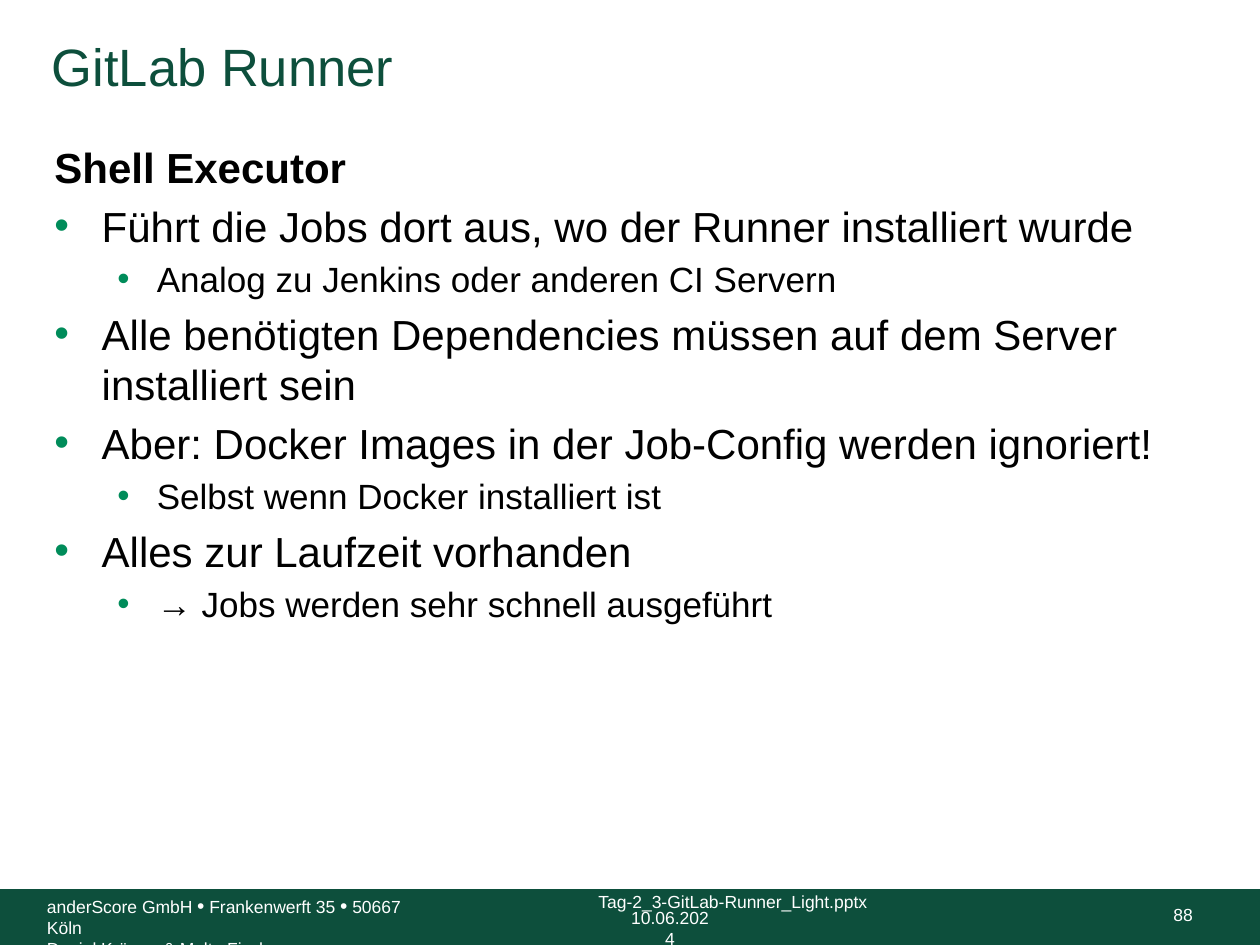
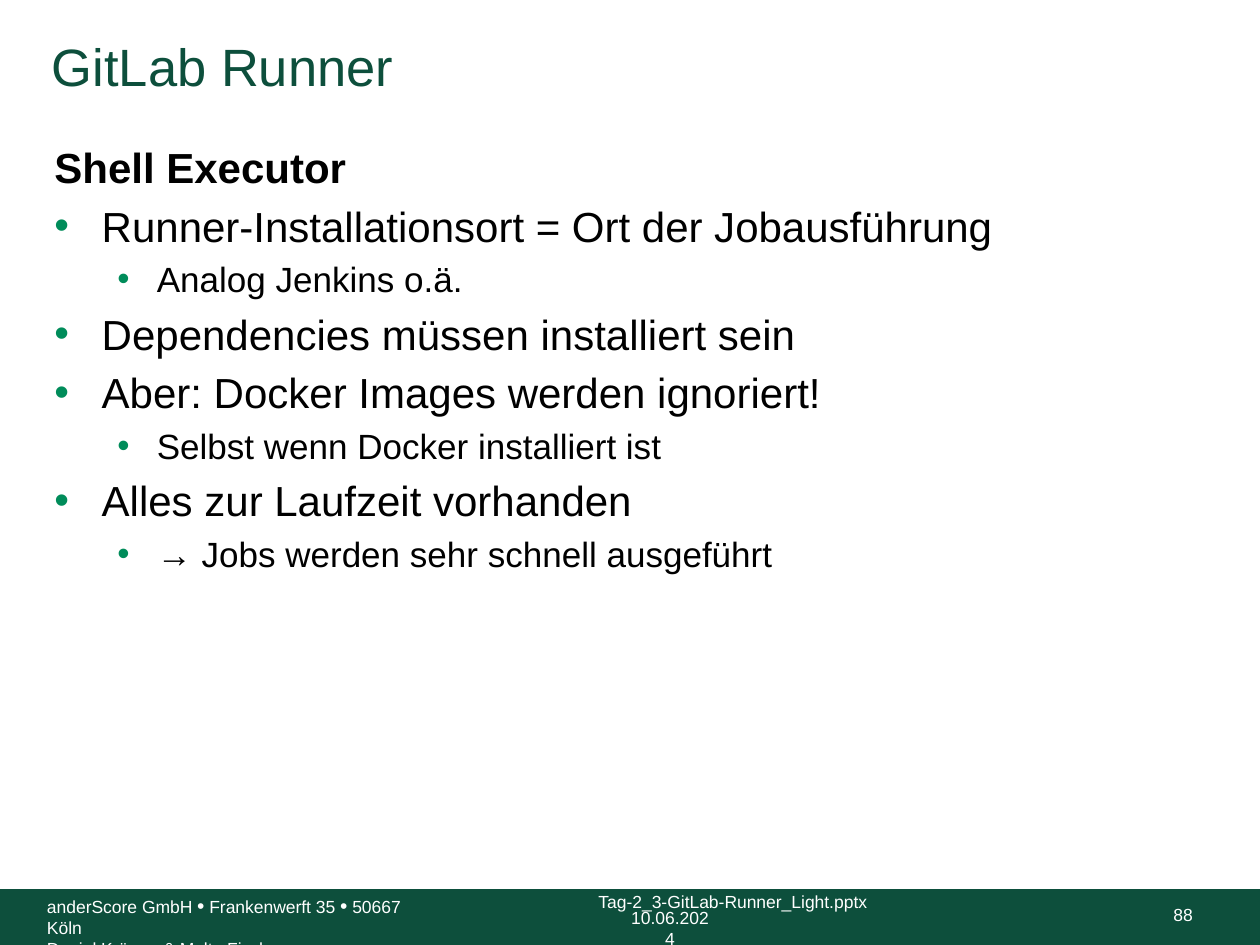
Before and after one commit to anderscore-gmbh/gitlab, a slide deck: slide 88 of slides/Tag-2_3-GitLab-Runner_Light.pptx. Drawn at 1260x945 pixels with LibreOffice and Linux fonts; fonts in the diff are those of the drawing; background and template pictures are left out. Boxes give left, top, right and bottom in pixels: in the first picture for what was removed or moved away, otherwise in the second. Text is boxed around its words. In the diff, an @@ line names an element or a change of style, - is before the commit and + after.

```diff
--- a/slides/Tag-2_3-GitLab-Runner_Light.pptx
+++ b/slides/Tag-2_3-GitLab-Runner_Light.pptx
@@ text at [102,211,992,417]: text changed @@
-• Führt die Jobs dort aus, wo der Runner installiert wurde
-  • Analog zu Jenkins oder anderen CI Servern
-• Alle benötigten Dependencies müssen auf dem Server installiert sein
-• Aber: Docker Images in der Job-Config werden ignoriert!
+• Runner-Installationsort = Ort der Jobausführung
+  • Analog Jenkins o.ä.
+• Dependencies müssen installiert sein
+• Aber: Docker Images werden ignoriert!
```
Also in this commit, not shown: 67 other slides changed.
